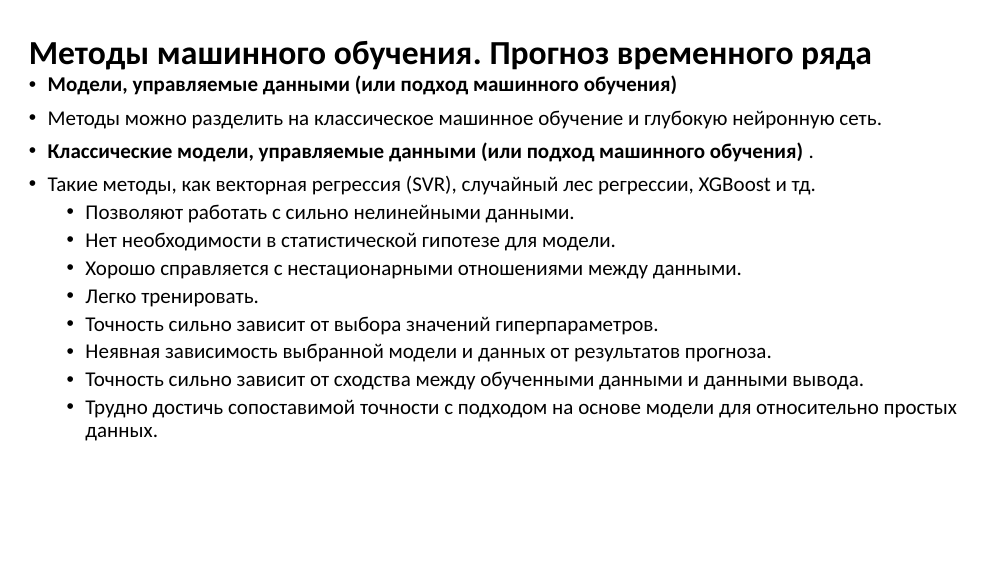
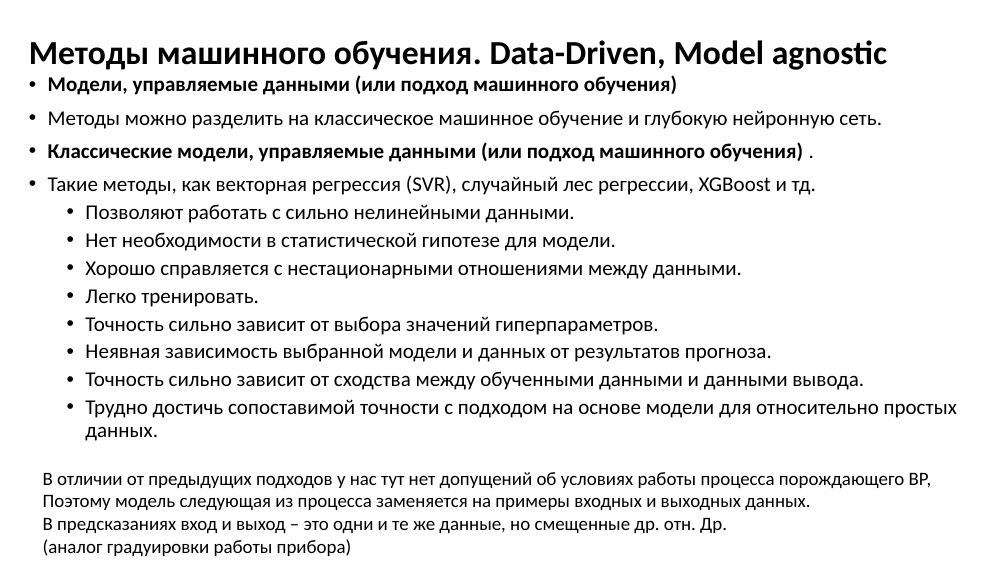
Before and after one commit to MVRonkin/TimeSeriesCourse, a slide deck: slide 5 of 2024/Lec/Юнит 6 - методы предсказания ВР.pptx (slide 4 before the commit). Drawn at 1008x567 pixels with LibreOffice and Linux fonts; fonts in the diff are those of the drawing. Boxes give left, top, right and bottom in pixels: in the first picture for what was removed or moved away, otherwise in the second. Text is boxed around its words. In the diff, an @@ line names an element or a change of style, - is before the commit and + after.

```diff
--- a/2024/Lec/Юнит 6 - методы предсказания ВР.pptx
+++ b/2024/Lec/Юнит 6 - методы предсказания ВР.pptx
@@ title at (29,40,887,70): text changed @@
-Методы машинного обучения. Прогноз временного ряда
+Методы машинного обучения. Data-Driven, Мodel agnostic
@@ text added at (43,472,932,556), 18 pt, text #000000 @@
+В отличии от предыдущих подходов у нас тут нет допущений об условиях работы процесса порождающего ВР,
+Поэтому модель следующая из процесса заменяется на примеры входных и выходных данных.
+В предсказаниях вход и выход – это одни и те же данные, но смещенные др. отн. Др.
+(аналог градуировки работы прибора)
```
Also in this commit, not shown: 3 other slides changed, 1 slide added, 2 slides removed, 22 other files.
